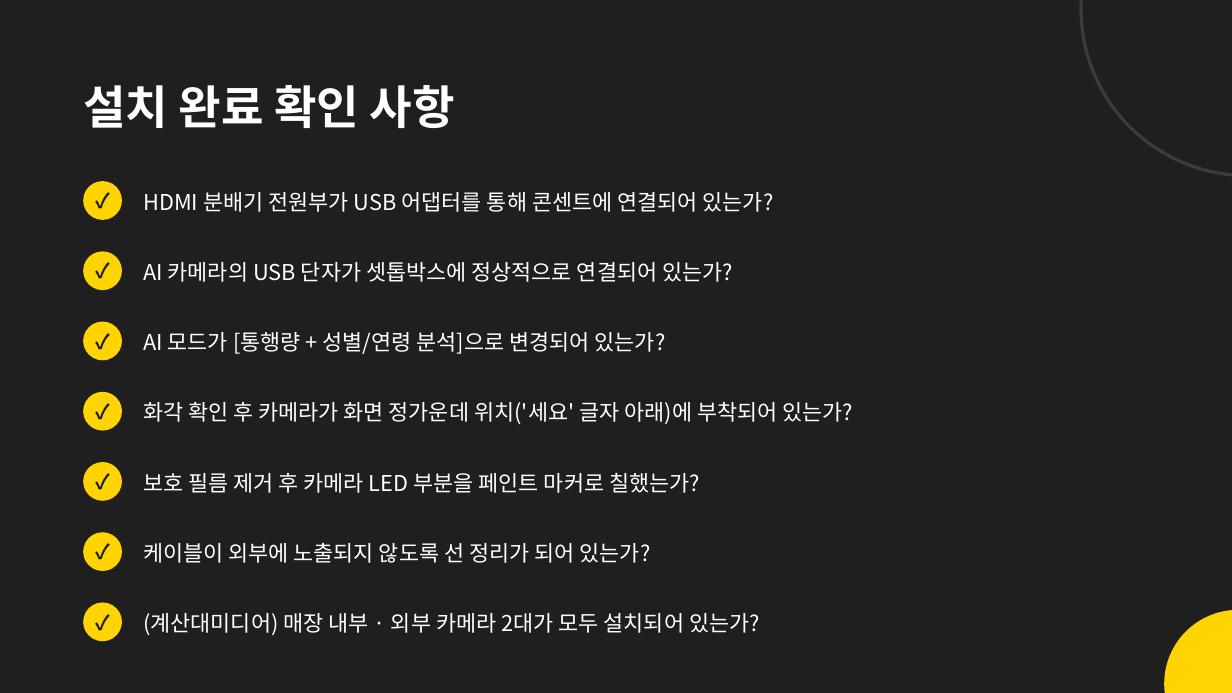
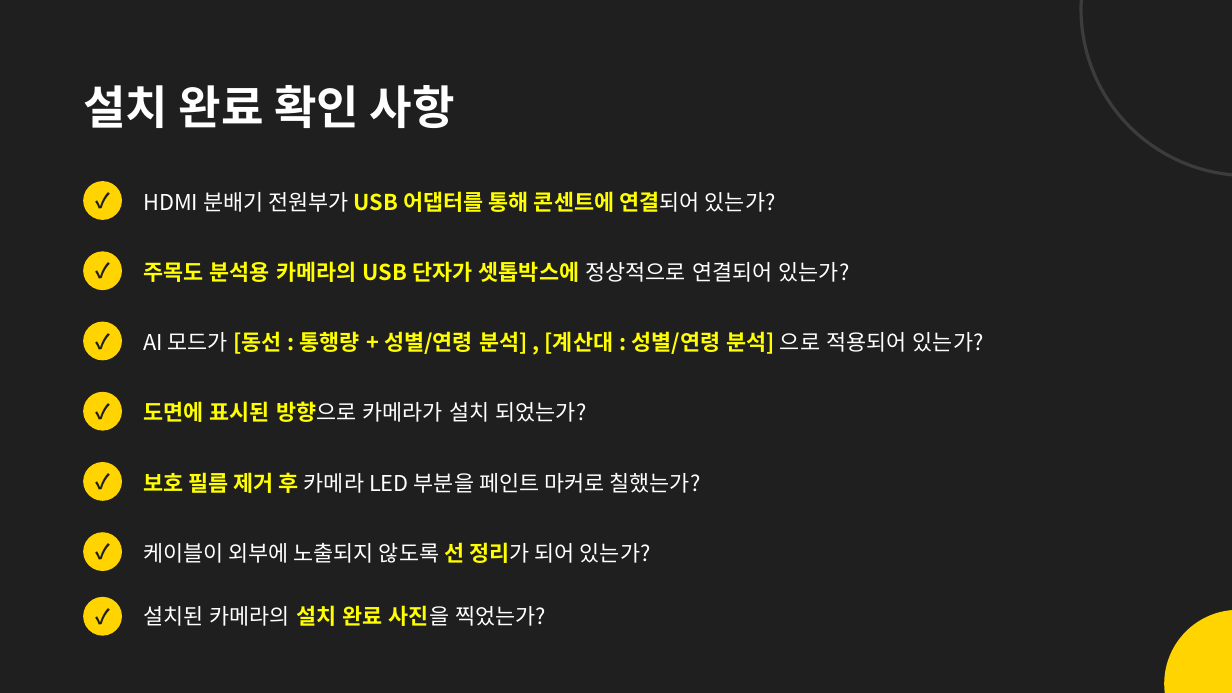
Before and after one commit to alsdn2947/ars, a slide deck: slide 26 of 이마트_AI카메라_설치매뉴얼.pptx. Drawn at 1232x693 pixels with LibreOffice and Linux fonts; fonts in the diff are those of the drawing. Boxes give left, top, right and bottom in pixels: in the first picture for what was removed or moved away, otherwise in the second. Text is boxed around its words. In the diff, an @@ line names an element or a change of style, - is before the commit and + after.

```diff
--- a/이마트_AI카메라_설치매뉴얼.pptx
+++ b/이마트_AI카메라_설치매뉴얼.pptx
@@ text "HDMI 분배기 전원부가 USB 어댑터를 ..." at (143,191,776,212): text colour #FFFFFF to #FFFF00, bold on in "USB 어댑터를 통해 콘센트에 연결되어" @@
@@ text at (143,261,850,282): text changed; text colour #FFFFFF to #FFFF00; bold on @@
-AI 카메라의 USB 단자가 셋톱박스에 정상적으로 연결되어 있는가?
+주목도 분석용 카메라의 USB 단자가 셋톱박스에 정상적으로 연결되어 있는가?
@@ text at (143,331,984,354): text changed; text colour #FFFFFF to #FFFF00; bold on @@
-AI 모드가 [통행량 + 성별/연령 분석]으로 변경되어 있는가?
+AI 모드가 [동선 : 통행량 + 성별/연령 분석] , [계산대 : 성별/연령 분석] 으로 적용되어 있는가?
@@ text at (143,401,587,422): text changed @@
-화각 확인 후 카메라가 화면 정가운데 위치('세요' 글자 아래)에 부착되어 있는가?
+도면에 표시된 방향으로 카메라가 설치 되었는가?
@@ text "보호 필름 제거 후 카메라 ..." at (143,472,700,493): text colour #FFFFFF to #FFFF00, bold on in "보호 필름 제거 후" @@
@@ text "케이블이 외부에 노출되지 않도록 선 ..." at (143,542,651,563): text colour #FFFFFF to #FFFF00, bold on in "선 정리가" @@
@@ ellipse: place and size @@
-ellipse at (83,603,122,641)
+ellipse at (83,597,122,636)
@@ text "✓": place and size @@
-text "✓" at (83,603,122,641)
+text "✓" at (83,597,122,636)
@@ text at (143,605,546,626): text changed @@
-(계산대미디어) 매장 내부 · 외부 카메라 2대가 모두 설치되어 있는가?
+설치된 카메라의 설치 완료 사진을 찍었는가?
```
Also in this commit, not shown: 23 other slides changed, 1 slide added, 1 slide removed.
